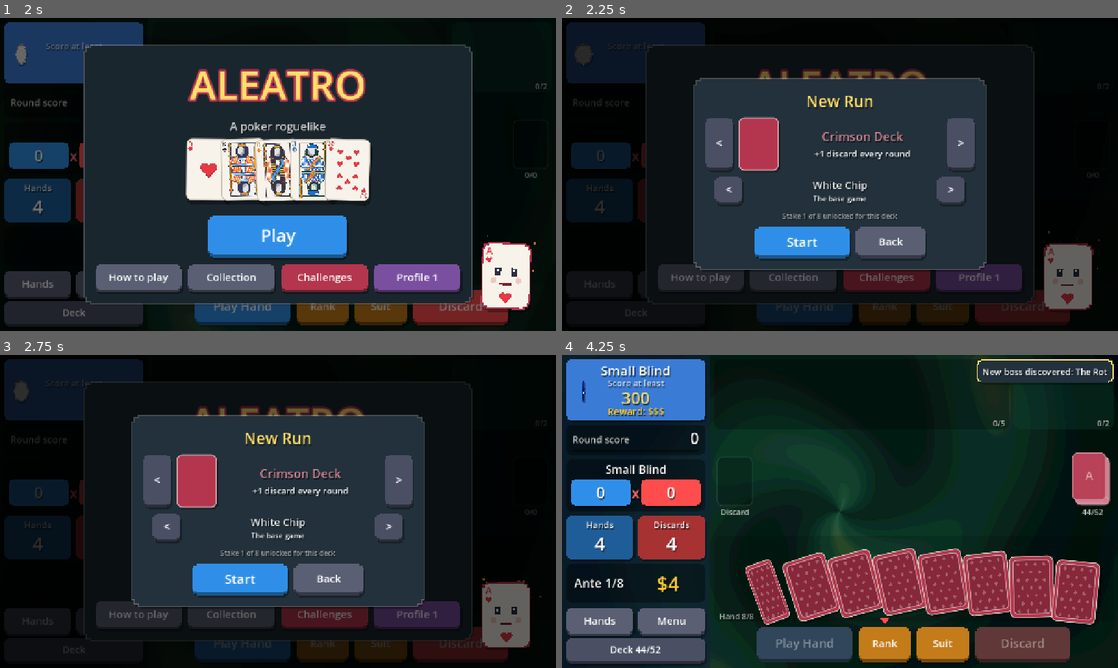
Above: before the commit, frames 1-4 (two rows, left to right).
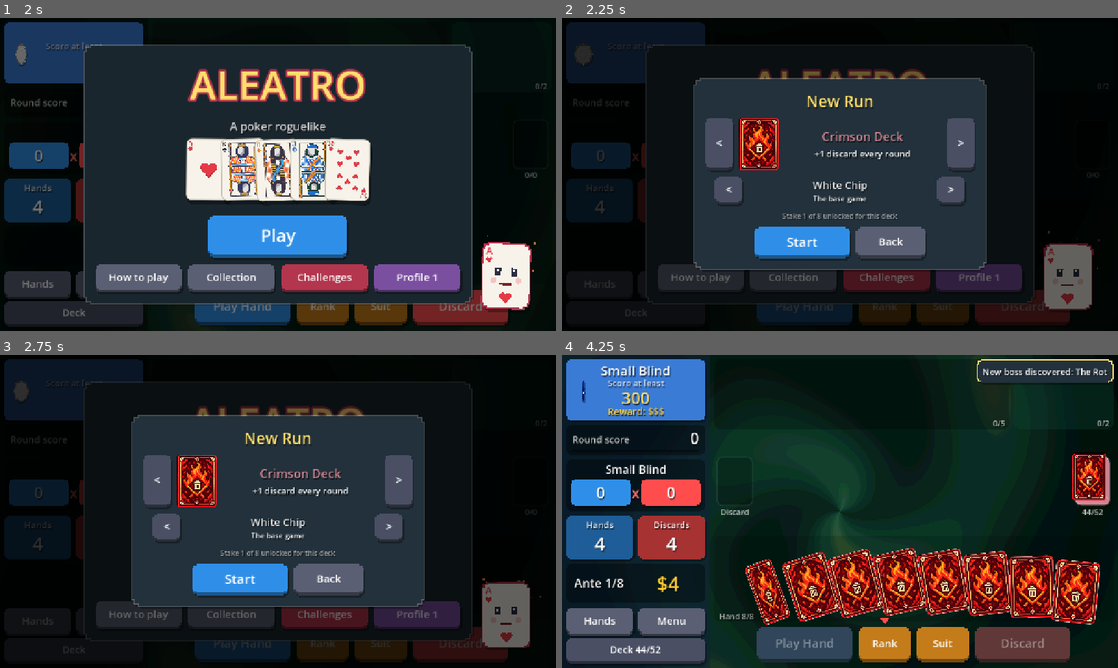
Above: after the commit, the same moments.

Repository: Yassineallach/schoolmaroc
Game: Godot game, scene res://scenes/main.tscn
Two runs of this game, one before a commit and one after it. Both use one fixed random seed, a clock stepped at 60 frames per second and the inputs below.
Inputs:
- Up to frame 1 (2 s): click "Play Hand" at 0.5 s; click "Play Hand" at 1.25 s
- Up to frame 2 (2.25 s): click "Play" at 2 s
- Up to frame 3 (2.75 s): no input
- Up to frame 4 (4.25 s): click "Play" at 2.75 s; click "Play Small Blind" at 3.5 s

Frame 1 is identical in both runs. In frame 2, 1.3% of the frame differs, in the area x 31-40%, y 31-50%; in frame 3, 1.3%; in frame 4, 12%, in the area x 33-98%, y 31-87%.

Commit message:
Decks: card back art for all 15 decks
Face-down cards, the draw pile and the New Run screen show the chosen
deck's back (assets/decks/<id>.png, with rounded corners).

Co-Authored-By: Claude Opus 5.5 <noreply@anthropic.com>
Claude-Session: https://claude.ai/code/session_01LZR5ftoCVRtdXjWmfvUKYt

Diff:
--- a/aleatro/scripts/card_view.gd
+++ b/aleatro/scripts/card_view.gd
@@ -11,6 +11,7 @@
 const H := 140.0
 ## The card back colour: the run's starting deck sets it.
 static var back_color := Color("b3364e")
+static var back_art: Texture2D = null  # the current deck's card back, if it has art
 
 var card: Dictionary
 var selected := false
@@ -148,6 +149,11 @@
 
 
 func _draw_back() -> void:
+	if back_art != null:
+		_face_box.color = Color(0, 0, 0, 0)
+		draw_style_box(_face_box, Rect2(Vector2.ZERO, size))  # just its shadow
+		draw_texture_rect(back_art, Rect2(Vector2.ZERO, size), false)
+		return
 	_face_box.color = back_color
 	draw_style_box(_face_box, Rect2(Vector2.ZERO, size))
 	var inner := PixelBox.new(back_color.darkened(0.25), 3.0)
@@ -160,6 +166,12 @@
 			var c := Vector2(x + (9 if (y / 18) % 2 == 0 else 0), y)
 			if c.x < size.x - 12:
 				draw_colored_polygon(PackedVector2Array([c + Vector2(0, -5), c + Vector2(4, 0), c + Vector2(0, 5), c + Vector2(-4, 0)]), Color(1, 1, 1, 0.25))
+
+
+## The card back art for deck `id` (assets/decks/<id>.png), or null.
+static func deck_back(id: String) -> Texture2D:
+	var path := "res://assets/decks/%s.png" % id
+	return load(path) if ResourceLoader.exists(path) else null
 
 
 func _draw_enhancement(enh: String) -> void:
--- a/aleatro/scripts/main.gd
+++ b/aleatro/scripts/main.gd
@@ -930,6 +930,7 @@
 func _apply_deck_look() -> void:
 	var d := Data.deck_def(gs.deck_id) if gs != null else {}
 	CardView.back_color = d.get("back", Color("b3364e"))
+	CardView.back_art = CardView.deck_back(d.get("id", ""))
 	deck_pile.queue_redraw()
 
 
@@ -980,7 +981,18 @@
 	sb.outline = 3.0
 	sb.outline_color = Color(1, 1, 1, 0.5)
 	swatch.add_theme_stylebox_override("panel", sb)
-	swatch.add_child(_label("?" if why != "" else "", 40))
+	var back_art := CardView.deck_back(d.id) if why == "" else null
+	if back_art != null:
+		sb.color = Color(0, 0, 0, 0)
+		sb.outline = 0.0
+		sb.set_content_margin_all(0)
+		var art := TextureRect.new()
+		art.texture = back_art
+		art.expand_mode = TextureRect.EXPAND_IGNORE_SIZE
+		art.stretch_mode = TextureRect.STRETCH_SCALE
+		swatch.add_child(art)
+	else:
+		swatch.add_child(_label("?" if why != "" else "", 40))
 	var desc := _label(d.desc if why == "" else "Locked: " + why, 20, Color.WHITE if why == "" else Color(1, 1, 1, 0.55))
 	desc.autowrap_mode = TextServer.AUTOWRAP_WORD_SMART
 	desc.custom_minimum_size = Vector2(360, 0)
--- a/aleatro/scripts/pile_view.gd
+++ b/aleatro/scripts/pile_view.gd
@@ -82,8 +82,14 @@
 			back.rounded = true
 			back.outline = 2.0
 			back.outline_color = Color(1, 1, 1, 0.35)
-			draw_style_box(back, Rect2(off + Vector2(2, 2), Vector2(W - 4, H - 4)))
-		if layers > 0:
+			if CardView.back_art != null and i == layers - 1:
+				back.color = Color(0, 0, 0, 0)
+				back.outline = 0.0
+				draw_style_box(back, Rect2(off + Vector2(2, 2), Vector2(W - 4, H - 4)))
+				draw_texture_rect(CardView.back_art, Rect2(off + Vector2(2, 2), Vector2(W - 4, H - 4)), false)
+			else:
+				draw_style_box(back, Rect2(off + Vector2(2, 2), Vector2(W - 4, H - 4)))
+		if layers > 0 and CardView.back_art == null:
 			var top := Vector2(-(layers - 1) * 1.2, -(layers - 1) * 1.6)
 			draw_string(font, top + Vector2(0, H / 2 + 8), "A", HORIZONTAL_ALIGNMENT_CENTER, W, 28, Color(1, 1, 1, 0.5))
 	var label := ("%d/%d" % [count, total]) if not discard else "Discard"
Binary file added: aleatro/assets/decks/arcane.png
Not shown, added: aleatro/assets/decks/arcane.png.import
Binary file added: aleatro/assets/decks/azure.png
Not shown, added: aleatro/assets/decks/azure.png.import
Binary file added: aleatro/assets/decks/bare.png
Not shown, added: aleatro/assets/decks/bare.png.import
Binary file added: aleatro/assets/decks/chaos.png
Not shown, added: aleatro/assets/decks/chaos.png.import
Binary file added: aleatro/assets/decks/checker.png
Not shown, added: aleatro/assets/decks/checker.png.import
Binary file added: aleatro/assets/decks/crimson.png
Not shown, added: aleatro/assets/decks/crimson.png.import
(and 18 more such lines)
